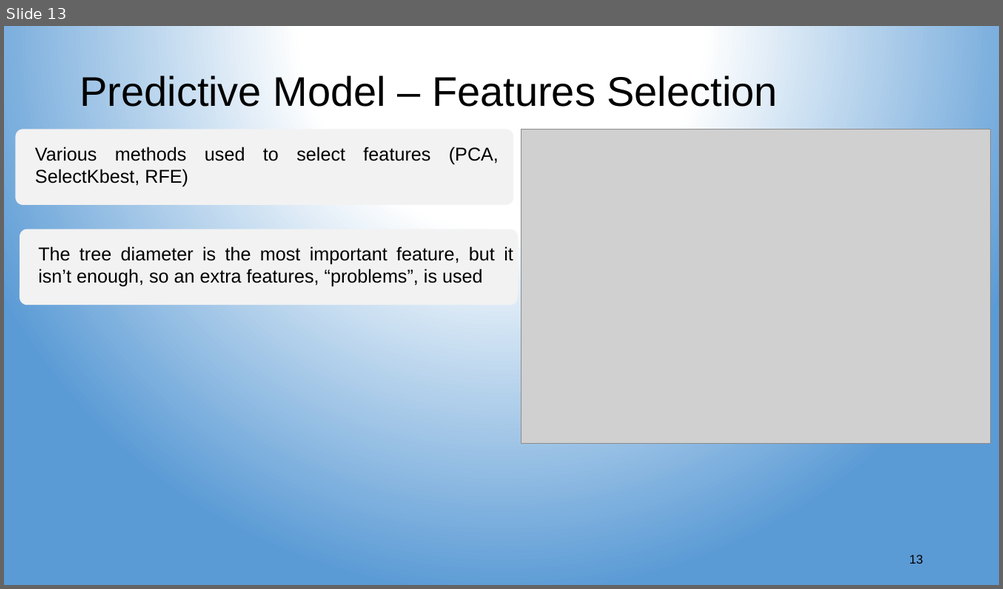
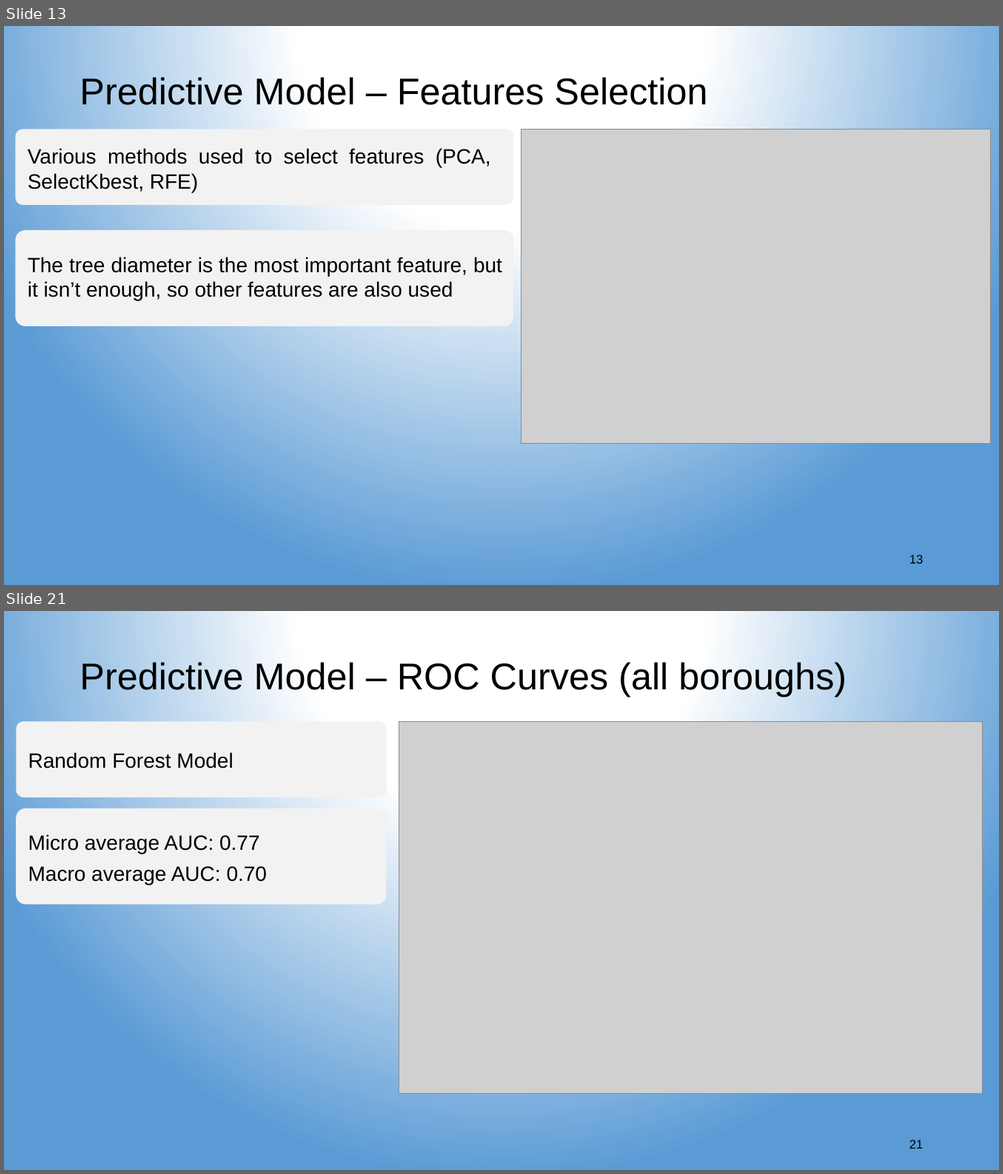
Before and after one commit to aspds18/Springboard_capstone1, a slide deck: Capstone1_presentation.pptx. Shown one above the other, each under a label of ours: slide 13 before the commit, slides 13 and 21 after it; the slides between them are not shown. The pictures are 1003x589 and 1003x1174 pixels, drawn with LibreOffice and Linux fonts; fonts in the diff are those of the drawing; grey boxes stand for pictures. Boxes give left, top, right and bottom in pixels: in the first picture for what was removed or moved away, otherwise in the second. Text is boxed around its words. In the diff, an @@ line names an element or a change of style, - is before the commit and + after.

```diff
--- a/Capstone1_presentation.pptx
+++ b/Capstone1_presentation.pptx
@@ slide 21 added at bbox=[4, 611, 999, 1170], background gradient #FFFFFF to #5B9BD5 @@
@@ title added at bbox=[79, 660, 846, 697], 36 pt, text #000000 @@
+Predictive Model – ROC Curves (all boroughs)
@@ rounded rectangle added at bbox=[16, 721, 386, 797], fill #F2F2F2 @@
@@ picture added at bbox=[399, 721, 983, 1093] @@
@@ text added at bbox=[28, 752, 233, 769], 20 pt, text #000000 @@
+Random Forest Model
@@ rounded rectangle added at bbox=[16, 809, 386, 905], fill #F2F2F2 @@
@@ text added at bbox=[28, 834, 267, 886], 20 pt, text #000000 @@
+Micro average AUC: 0.77
+Macro average AUC: 0.70
@@ page number added at bbox=[909, 1140, 923, 1149], 12 pt, text #000000 @@
+21
@@ slide 13 changed as well @@
@@ title "Predictive Model – Features Selection" at bbox=[79, 75, 707, 112]: size 40 to 36 pt @@
@@ text "Various methods used to select ...": place and size @@
-text "Various methods used to select ..." at bbox=[35, 147, 498, 187]
+text "Various methods used to select ..." at bbox=[28, 148, 491, 192]
@@ text "Various methods used to select ..." at bbox=[28, 148, 491, 192]: size 18 to 20 pt @@
@@ rounded rectangle: place and size @@
-rounded rectangle at bbox=[20, 229, 518, 305]
+rounded rectangle at bbox=[15, 230, 513, 326]
@@ text at bbox=[28, 257, 502, 301]: text changed; size 18 to 20 pt @@
-The tree diameter is the most important feature, but it isn’t enough, so an extra features, “problems”, is used
+The tree diameter is the most important feature, but it isn’t enough, so other features are also used
```
Also in this commit, not shown: 14 other slides changed, 6 other slides added.
